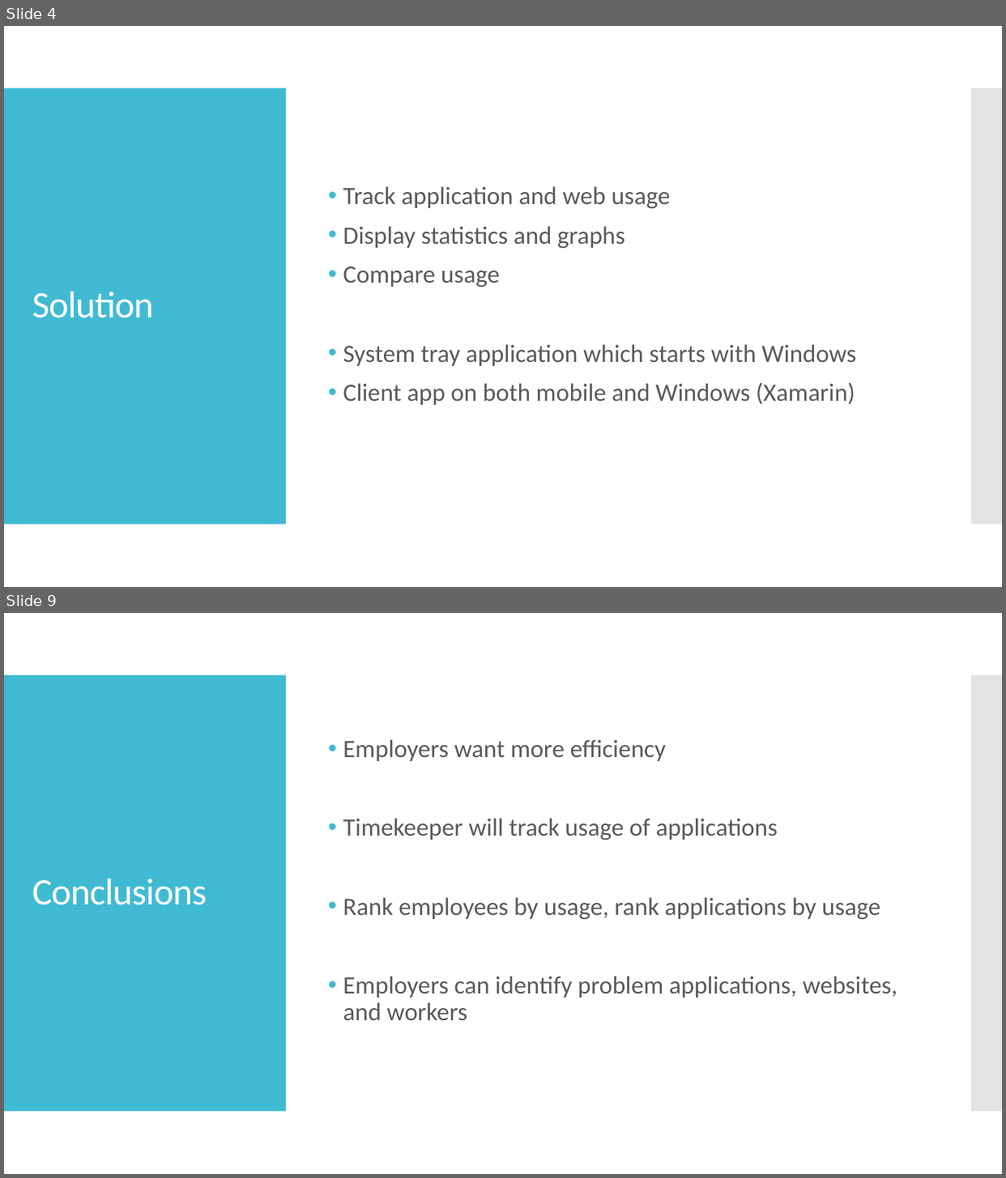
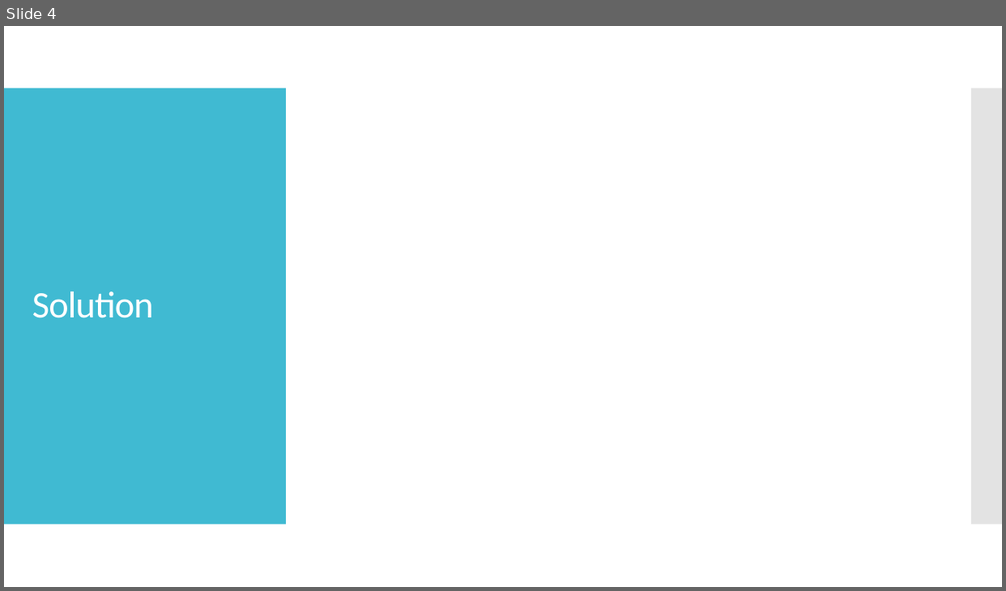
Before and after one commit to SaviMohan/Timekeeper, a slide deck: Planning/Timekeeper.pptx. Shown one above the other, each under a label of ours: slides 4 and 9 before the commit, slide 4 after it; the slides between them are not shown. The pictures are 1006x1178 and 1006x591 pixels, drawn with LibreOffice and Linux fonts; fonts in the diff are those of the drawing. Boxes give left, top, right and bottom in pixels: in the first picture for what was removed or moved away, otherwise in the second. Text is boxed around its words. In the diff, an @@ line names an element or a change of style, - is before the commit and + after.

```diff
--- a/Planning/Timekeeper.pptx
+++ b/Planning/Timekeeper.pptx
@@ slide 9 removed at (4, 613, 1002, 1174), background #FFFFFF; not listed: 2 template elements that a slide beside it also shows @@
@@ text removed at (343, 739, 897, 1020) @@
-• Employers want more efficiency
-• Timekeeper will track usage of applications
-• Rank employees by usage, rank applications by usage
-• Employers can identify problem applications, websites, and workers
@@ title removed at (32, 879, 206, 905) @@
-Conclusions
@@ slide 4 changed as well @@
@@ text removed at (343, 186, 856, 405) @@
-• Track application and web usage
-• Display statistics and graphs
-• Compare usage
-• System tray application which starts with Windows
-• Client app on both mobile and Windows (Xamarin)
```
Also in this commit, not shown: 2 other slides changed, 6 slides added, 5 other slides removed, 1 other file.
